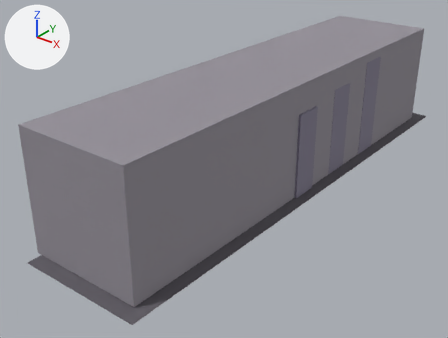
Two versions of the Blender file client/levels/tokyo_alley.blend, one commit apart.
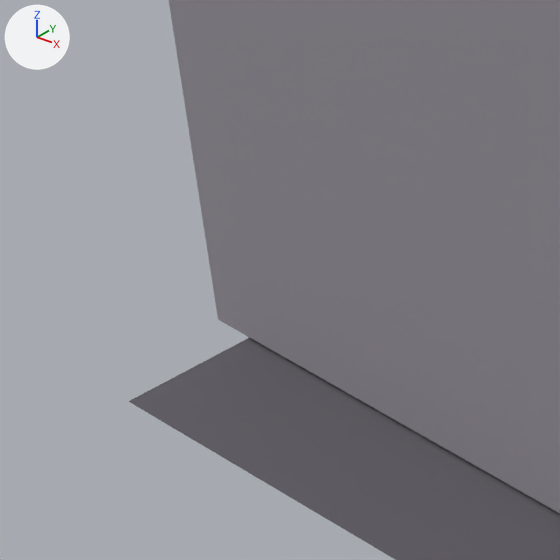
The first picture shows the older version from a 50 mm lens placed at (41.1, -59.8, 35.3), pointed at (-2.3, -5.5, 1.6). The close-ups show the older and then the newer version on the part from 2% to 18% of the width and 63% to 84% of the height of that picture. Only the edits that show in the close-ups are written down. Arrows for +X, +Y and +Z are at upper left; the lights stay in place.

Objects in the first close-up: 'FogVolume', 'Ground'.
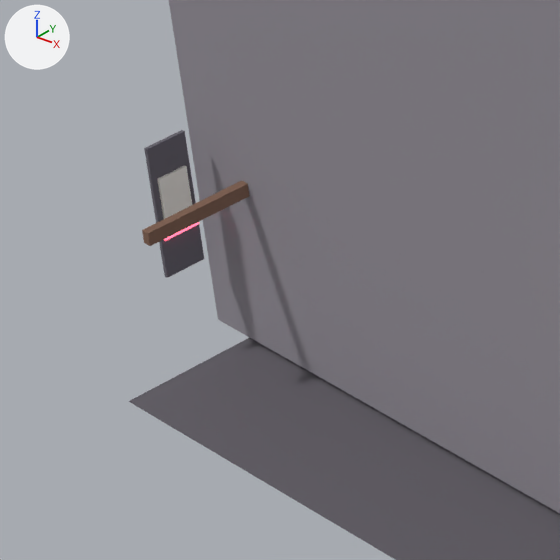
What the commit changed:
Material 'Oyabaun_WoodTrim' (mat_oyabaun_woodtrim) is new.
Its base color is (0.22, 0.12, 0.08) (brown #816150).
Its roughness is 0.88.
Material 'Oyabaun_NeonRed' (mat_oyabaun_neonred) is new.
Its base color is (1.0, 0.12, 0.2) (red #ff617c).
Its strength is 2.8.
Material 'Oyabaun_SignPaper' (mat_oyabaun_signpaper) is new.
Its base color is (0.92, 0.9, 0.84) (white #f6f3ec).
Its roughness is 0.75.
Material 'Oyabaun_Stucco' (mat_oyabaun_stucco) is new.
Its base color is (0.14, 0.13, 0.16) (grey #69656f).
Its roughness is 0.88.
Mesh me_cube_159 is new.
It is a box spanning x -0.5..0.5, y -0.5..0.5, z -0.5..0.5.
It uses material mat_oyabaun_woodtrim (brown #816150).
Mesh me_cube_151 is new.
It is a box spanning x -0.5..0.5, y -0.5..0.5, z -0.5..0.5.
It uses material mat_oyabaun_neonred (red #ff617c).
Mesh me_cube_149 is new.
It is a box spanning x -0.5..0.5, y -0.5..0.5, z -0.5..0.5.
It uses material mat_oyabaun_signpaper (white #f6f3ec).
Mesh me_cube_147 is new.
It is a box spanning x -0.5..0.5, y -0.5..0.5, z -0.5..0.5.
It uses material mat_oyabaun_stucco (grey #69656f).
Object 'TokyoProp_AwningL_000' (ob_tokyoprop_awningl_000) is new; it shows me_cube_159.
Its location is (-5.95, -30.52, 2.35).
Its scale is (0.12, 1.85, 0.18).
Object 'TokyoProp_NeonL_000' (ob_tokyoprop_neonl_000) is new; it shows me_cube_151.
Its location is (-6.66, -30.52, 1.73).
Its scale is (0.03, 0.495, 0.06).
Object 'TokyoProp_SignPaperL_000' (ob_tokyoprop_signpaperl_000) is new; it shows me_cube_149.
Its location is (-6.67, -30.52, 2.23).
Its scale is (0.04, 0.396, 0.647).
Object 'TokyoProp_SignL_000' (ob_tokyoprop_signl_000) is new; it shows me_cube_147.
Its location is (-6.72, -30.52, 2.08).
Its scale is (0.05, 0.55, 1.85).

Boxes [x1, y1, x2, y2] around the edits, measured in the close-ups (560 x 560 px):
'TokyoProp_SignL_000', added
    after: [144, 130, 204, 278]
'TokyoProp_AwningL_000', added (brown)
    after: [142, 180, 250, 246]
'TokyoProp_SignPaperL_000', added
    after: [157, 165, 192, 219]
'TokyoProp_NeonL_000', added
    after: [164, 222, 199, 241]
